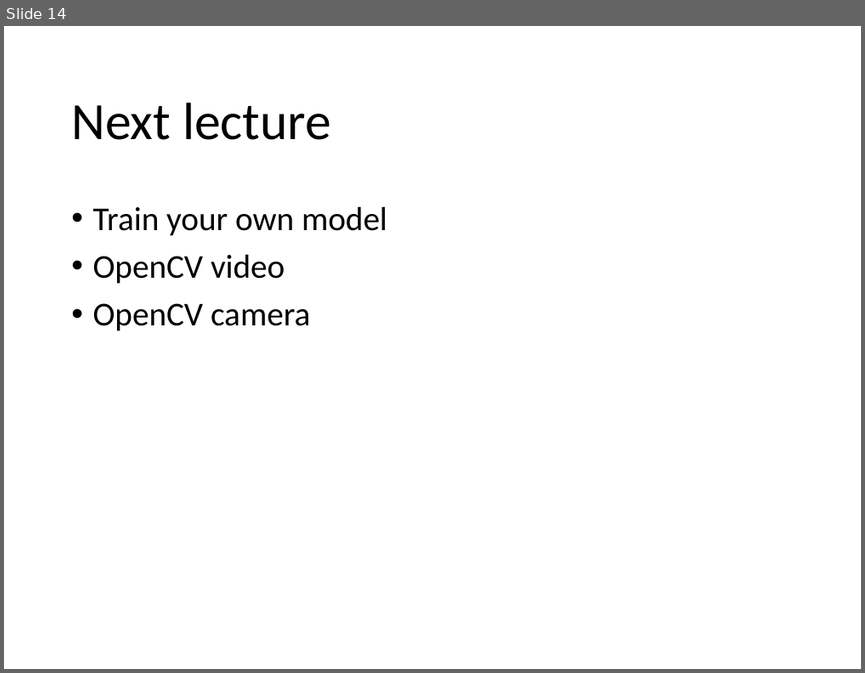
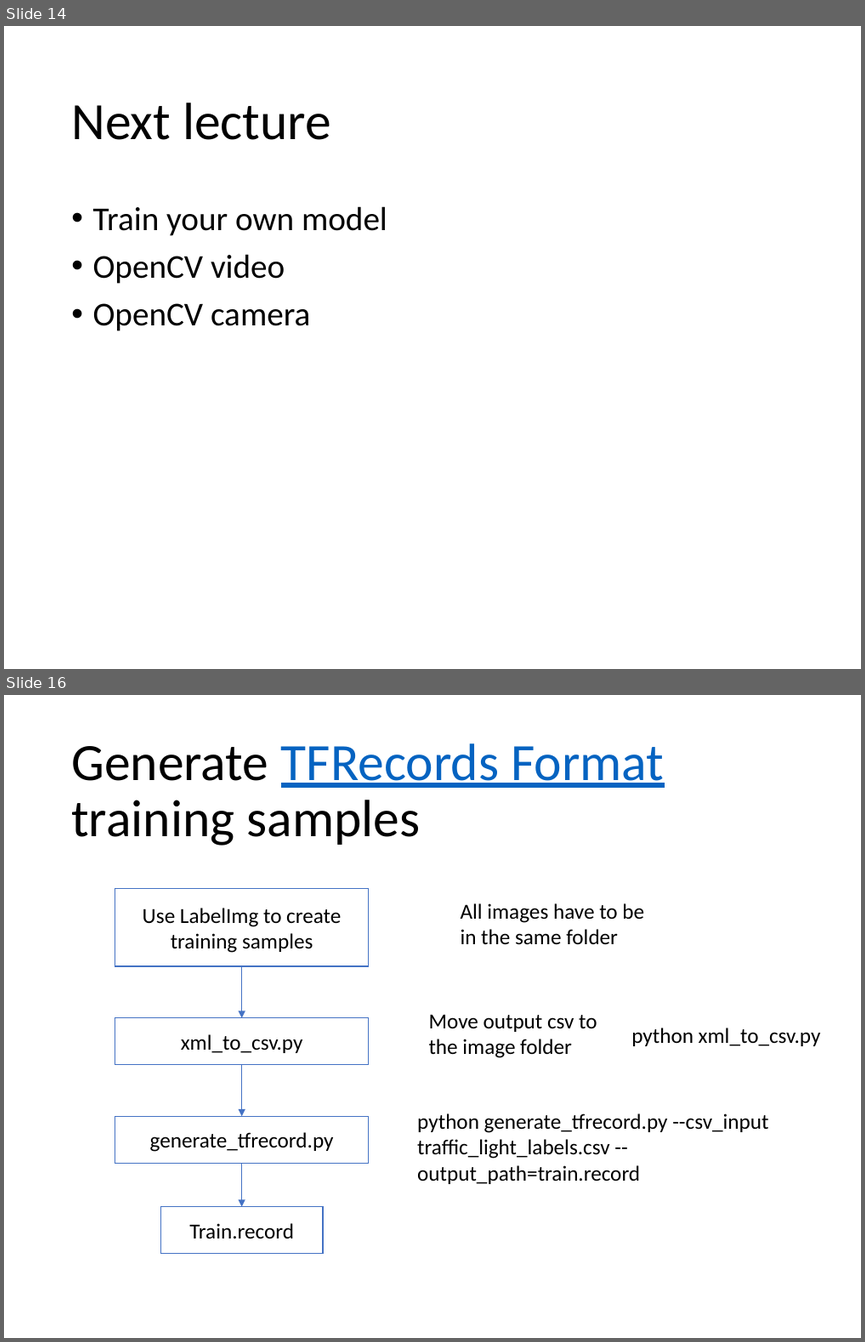
Before and after one commit to YichaoOU/self_driving_car, a slide deck: Tutorial/TensorFlow-Obj-API.pptx. Shown one above the other, each under a label of ours: slide 14 before the commit, slides 14 and 16 after it; the slides between them are not shown. The pictures are 865x673 and 865x1342 pixels, drawn with LibreOffice and Linux fonts; fonts in the diff are those of the drawing. Boxes give left, top, right and bottom in pixels: in the first picture for what was removed or moved away, otherwise in the second. Text is boxed around its words. In the diff, an @@ line names an element or a change of style, - is before the commit and + after.

Commit message:
Lecture 2

```diff
--- a/Tutorial/TensorFlow-Obj-API.pptx
+++ b/Tutorial/TensorFlow-Obj-API.pptx
@@ slide 16 added at [4,695,861,1338], background #FFFFFF @@
@@ title added at [71,743,664,845], 44 pt, text #000000 @@
+Generate TFRecords Format training samples
@@ rectangle added at [115,889,369,967], fill #FFFFFF, outline #4472C4 1 pt, 18 pt, text #000000 @@
+Use LabelImg to create training samples
@@ text added at [460,903,644,945], 18 pt, text #000000 @@
+All images have to be in the same folder
@@ arrow added from (241, 967) to (241, 1018), #4472C4 0.5 pt @@
@@ rectangle added at [115,1018,369,1065], fill #FFFFFF, outline #4472C4 1 pt, 18 pt, text #000000 @@
+xml_to_csv.py
@@ text added at [429,1014,596,1058], 18 pt, text #000000 @@
+Move output csv to the image folder
@@ text added at [631,1027,821,1046], 18 pt, text #000000 @@
+python xml_to_csv.py
@@ arrow added from (241, 1064) to (241, 1116), #4472C4 0.5 pt @@
@@ rectangle added at [115,1116,369,1163], fill #FFFFFF, outline #4472C4 1 pt, 18 pt, text #000000 @@
+generate_tfrecord.py
@@ text added at [417,1113,768,1184], 18 pt, text #000000 @@
+python generate_tfrecord.py --csv_input traffic_light_labels.csv --output_path=train.record
@@ arrow added from (241, 1163) to (241, 1207), #4472C4 0.5 pt @@
@@ rectangle added at [160,1207,323,1253], fill #FFFFFF, outline #4472C4 1 pt, 18 pt, text #000000 @@
+Train.record
```
Also in this commit, not shown: 5 other slides added, 6 slides removed, 26 other files.
